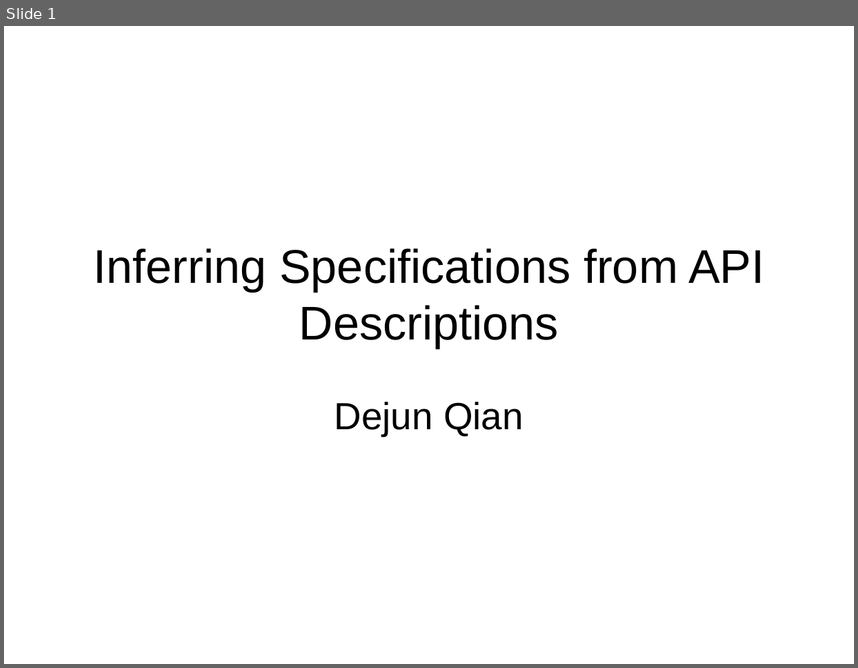
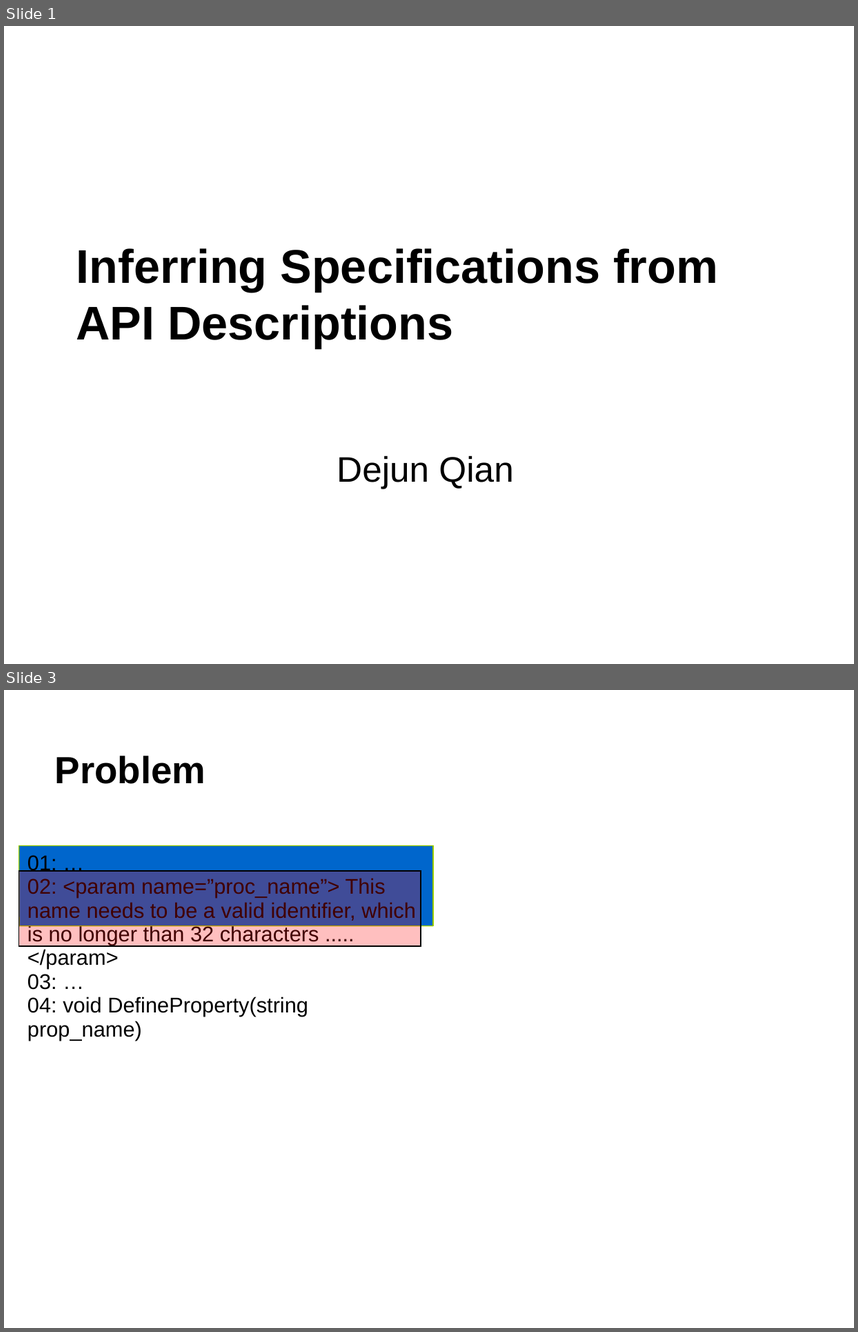
Before and after one commit to derekqian/CS669-Scholarship-Skills, a slide deck: P3-5-min-talk/summary.ppt. Shown one above the other, each under a label of ours: slide 1 before the commit, slides 1 and 3 after it; the slides between them are not shown. The pictures are 858x668 and 858x1332 pixels, drawn with LibreOffice and Linux fonts; fonts in the diff are those of the drawing; background and template pictures are left out. Boxes give left, top, right and bottom in pixels: in the first picture for what was removed or moved away, otherwise in the second. Text is boxed around its words. In the diff, an @@ line names an element or a change of style, - is before the commit and + after.

```diff
--- a/P3-5-min-talk/summary.ppt
+++ b/P3-5-min-talk/summary.ppt
@@ slide 3 added at [4, 690, 854, 1328], background picture (left out) @@
@@ title added at [55, 756, 206, 784], 32 pt, text #000000, bold @@
+Problem
@@ group added at [19, 845, 433, 925]: 4 lines, 1 rectangle @@
+01: …
+02: <param name=”proc_name”> This name needs to be a valid identifier, which is no longer than 32 characters ..... </param>
+03: …
+04: void DefineProperty(string prop_name)
@@ rectangle added at [19, 871, 421, 947], fill #FF0000 at 25% opacity, outline #000000 0.74 pt @@
@@ slide 1 changed as well @@
@@ title "Inferring Specifications from API Descriptions" at [76, 248, 718, 348]: bold on; alignment centre to left @@
@@ subtitle "Dejun Qian": place and size @@
-subtitle "Dejun Qian" at [335, 401, 524, 436]
+subtitle "Dejun Qian" at [337, 455, 513, 488]
@@ subtitle "Dejun Qian" at [337, 455, 513, 488]: size 32 to 30 pt @@
```
Also in this commit, not shown: 1 other slide changed, 8 other slides added, 2 slides removed.
